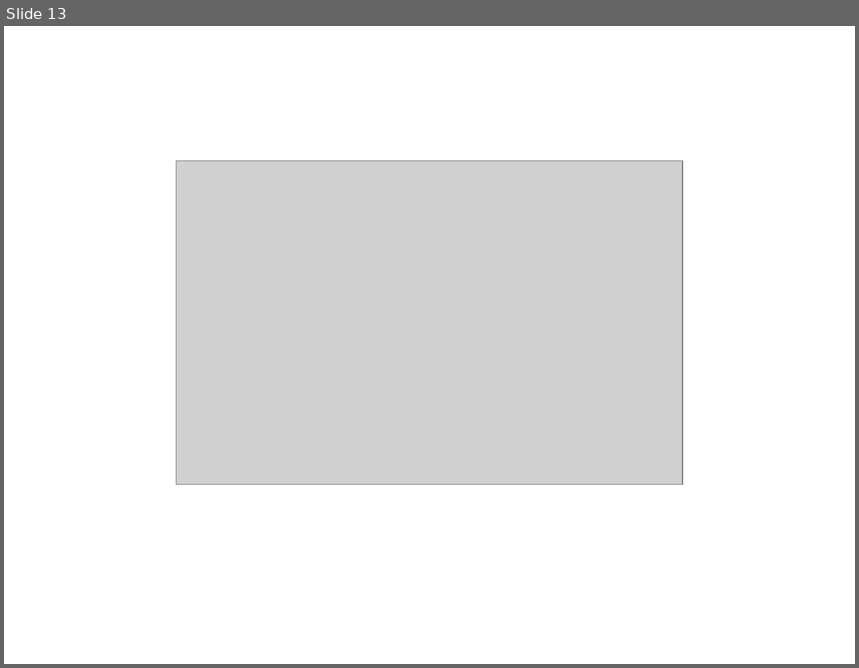
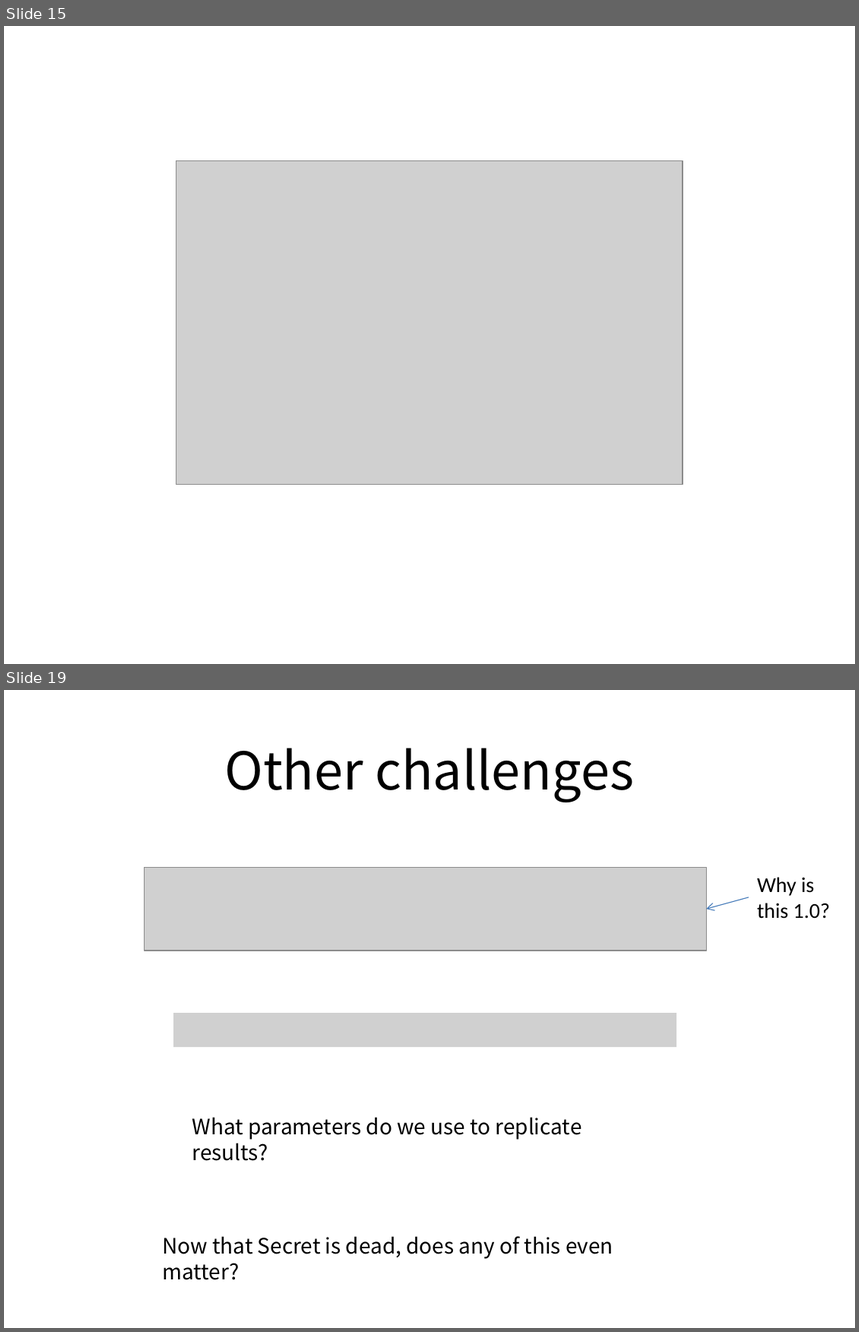
Before and after one commit to gfanti/anonymous-social-networks, a slide deck: presentation/presentation.pptx. Shown one above the other, each under a label of ours: slide 13 before the commit, slides 15 and 19 after it; the slides between them are not shown. The pictures are 859x668 and 859x1332 pixels, drawn with LibreOffice and Linux fonts; fonts in the diff are those of the drawing; grey boxes stand for pictures. Boxes give left, top, right and bottom in pixels: in the first picture for what was removed or moved away, otherwise in the second. Text is boxed around its words. In the diff, an @@ line names an element or a change of style, - is before the commit and + after.

```diff
--- a/presentation/presentation.pptx
+++ b/presentation/presentation.pptx
@@ slide 19 added at [4, 690, 855, 1328], background #FFFFFF @@
@@ title added at [224, 748, 634, 802], 44 pt, text #000000 @@
+Other challenges
@@ picture added at [145, 867, 707, 951] @@
@@ text added at [757, 877, 830, 919], 18 pt, text #000000 @@
+Why is
+this 1.0?
@@ arrow added from (749, 897) to (706, 909), #4B7EBC 0.75 pt @@
@@ picture added at [173, 1014, 677, 1047] @@
@@ text added at [192, 1117, 582, 1161], 18 pt, text #000000 @@
+What parameters do we use to replicate results?
@@ text added at [162, 1236, 614, 1259], 18 pt, text #000000 @@
+Now that Secret is dead, does any of this even matter?
@@ what was slide 13 is now slide 15 @@
```
Also in this commit, not shown: 4 slides changed, 5 other slides added, 1 slide removed, 1 other file.
